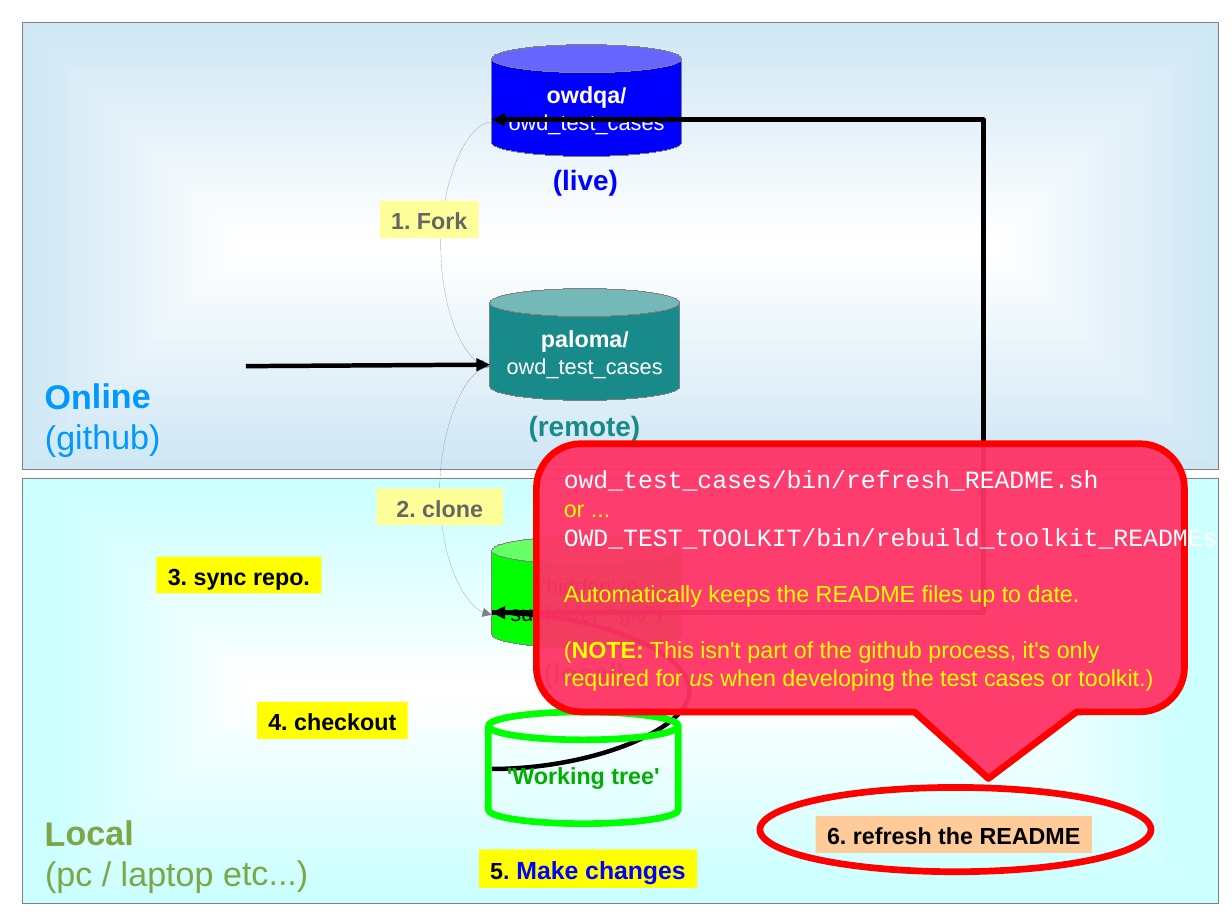
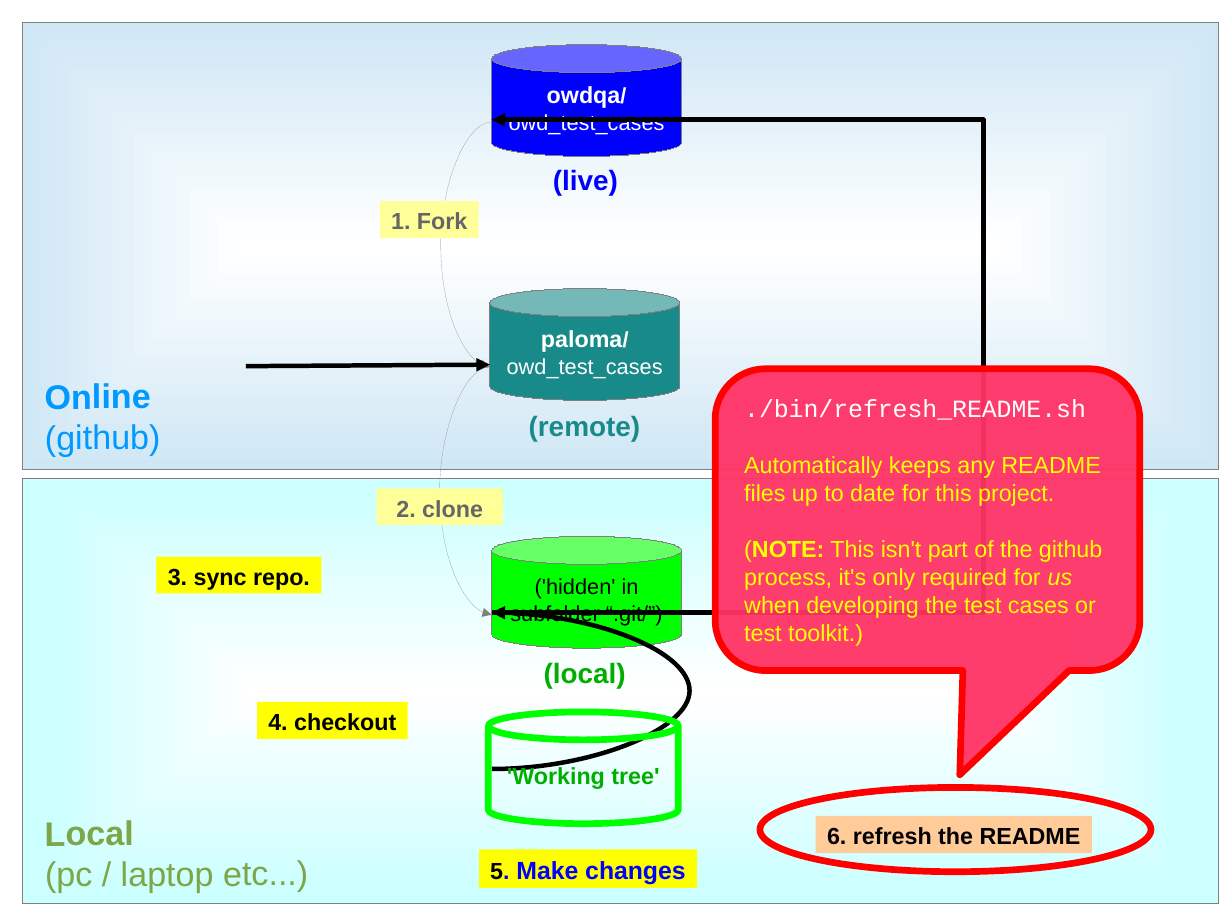
Before and after one commit to owdqa/owd_test_cases, a slide deck: slide 11 of Docs/Github guide.odp. Drawn at 1232x924 pixels with LibreOffice and Linux fonts; fonts in the diff are those of the drawing. Boxes give left, top, right and bottom in pixels: in the first picture for what was removed or moved away, otherwise in the second. Text is boxed around its words. In the diff, an @@ line names an element or a change of style, - is before the commit and + after.

Commit message:
Renamed both scripts to refresh_README.sh in github guide.

```diff
--- a/Docs/Github guide.odp
+++ b/Docs/Github guide.odp
@@ rounded speech box "./bin/refresh_README.sh": place and size @@
-rounded speech box "./bin/refresh_README.sh" at <box>537,444,1185,712</box>
+rounded speech box "./bin/refresh_README.sh" at <box>715,369,1140,671</box>
@@ rounded speech box "./bin/refresh_README.sh" at <box>715,369,1140,671</box>: proportions changed @@
@@ text in rounded speech box at <box>744,456,1102,646</box>: text changed @@
-owd_test_cases/bin/refresh_README.sh
-or ...
-OWD_TEST_TOOLKIT/bin/rebuild_toolkit_READMEs.sh
-Automatically keeps the README files up to date.
-(NOTE: This isn't part of the github process, it's only
-required for us when developing the test cases or toolkit.)
+./bin/refresh_README.sh
+Automatically keeps any README
+files up to date for this project.
+(NOTE: This isn't part of the github
+process, it's only required for us
+when developing the test cases or
+test toolkit.)
```
